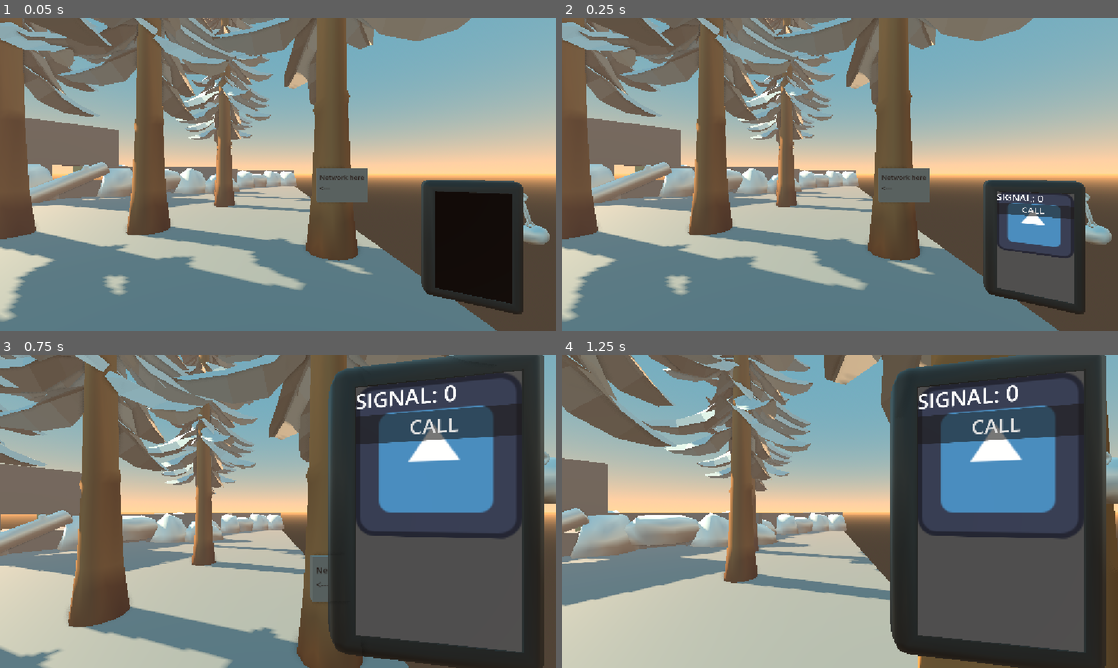
Above: before the commit, frames 1-4 (two rows, left to right).
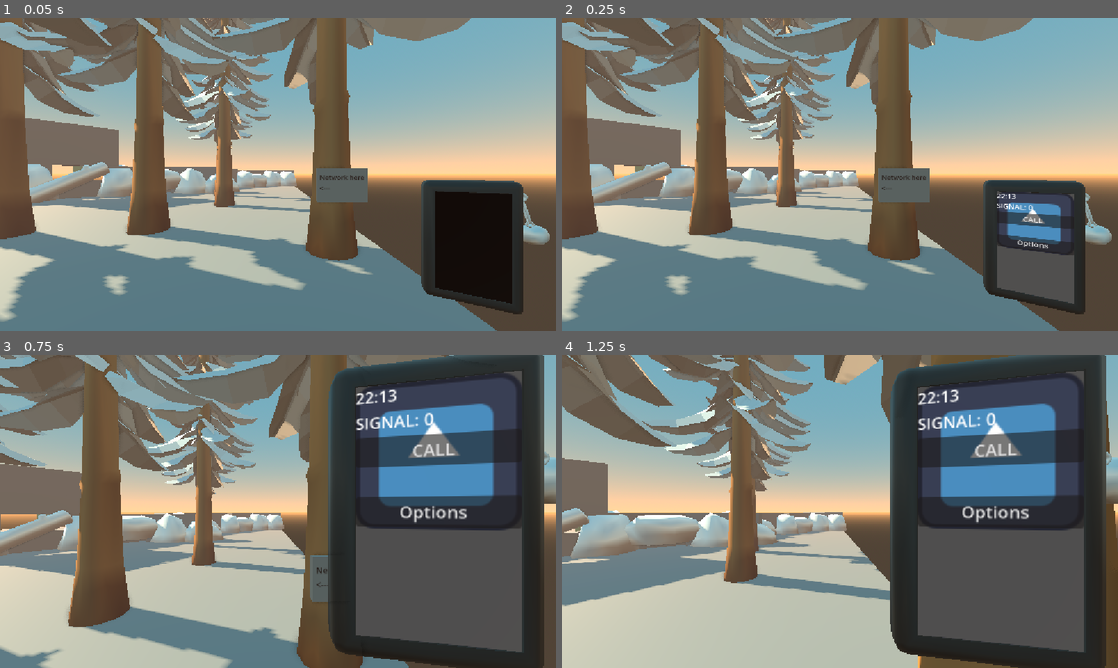
Above: after the commit, the same moments.

Repository: theanaverwaerde/low-signal-ld59
Game: Godot game, scene res://scene_test.tscn
Same seed, same stepped clock (60 frames per second), same inputs: the game is played once before the commit and once after it. The engine's default icon, where the game draws it, is replaced by a stand-in: a white triangle on a blue panel in a dark square.
Inputs (mouse positions are in pixels of both pictures, inside the frame that each line leads up to):
- Up to frame 1 (0.05 s): no input
- Up to frame 2 (0.25 s): no input
- Up to frame 3 (0.75 s): tap Enter (ui_accept) at 0.5 s; move the mouse to (305, 511) at 0.52 s; hold W (up) from 0.53 s (still down); hold F (phone) from 0.53 s (still down)
- Up to frame 4 (1.25 s): keep holding W (up); keep holding F (phone); tap Enter (ui_accept) at 0.77 s

Frame 1 is identical in both runs. In frame 2, 1.5% of the frame differs, in the area x 78-93%, y 56-77%; in frame 3, 8.4%, in the area x 64-94%, y 9-59%; in frame 4, 8.4%.

Commit message:
add phone options

Diff:
--- a/scene_test.tscn
+++ b/scene_test.tscn
@@ -88,7 +88,6 @@
 viewport_path = NodePath("Helper/StaticBody3D/SubViewport")
 
 [sub_resource type="LabelSettings" id="LabelSettings_0n4ab"]
-font_size = 48
 font_color = Color(0.7882353, 0.24705882, 0.22352941, 1)
 
 [node name="Node" type="Node" unique_id=726614676]
@@ -419,7 +418,7 @@
 [node name="PhoneScreen" type="SubViewport" parent="." unique_id=536857083]
 unique_name_in_owner = true
 handle_input_locally = false
-size = Vector2i(512, 856)
+size = Vector2i(149, 262)
 script = ExtResource("5_0n4ab")
 
 [node name="TextureRect" type="TextureRect" parent="PhoneScreen" unique_id=1770678230]
@@ -431,23 +430,47 @@
 texture = ExtResource("5_ycaat")
 stretch_mode = 4
 
-[node name="VBoxContainer" type="VBoxContainer" parent="PhoneScreen" unique_id=1620604586]
-anchors_preset = 10
+[node name="Screen" type="VBoxContainer" parent="PhoneScreen" unique_id=311520937]
+anchors_preset = 15
 anchor_right = 1.0
-offset_bottom = 296.0
+anchor_bottom = 1.0
 grow_horizontal = 2
-
-[node name="SignalLabel" type="Label" parent="PhoneScreen/VBoxContainer" unique_id=1013091871]
+grow_vertical = 2
+
+[node name="TimeLabel" type="Label" parent="PhoneScreen/Screen" unique_id=82331075]
+layout_mode = 2
+text = "00:00"
+
+[node name="SignalLabel" type="Label" parent="PhoneScreen/Screen" unique_id=1454909678]
 layout_mode = 2
 text = "SIGNAL: "
 
-[node name="Button" type="Button" parent="PhoneScreen/VBoxContainer" unique_id=1818924760]
+[node name="DefaultScreen" type="VBoxContainer" parent="PhoneScreen/Screen" unique_id=1620604586]
+layout_mode = 2
+
+[node name="Button" type="Button" parent="PhoneScreen/Screen/DefaultScreen" unique_id=1818924760]
 layout_mode = 2
 text = "CALL"
 
-[node name="Result" type="Label" parent="PhoneScreen/VBoxContainer" unique_id=2111289511]
+[node name="Result" type="Label" parent="PhoneScreen/Screen/DefaultScreen" unique_id=2111289511]
 layout_mode = 2
 label_settings = SubResource("LabelSettings_0n4ab")
+
+[node name="options" type="Button" parent="PhoneScreen/Screen/DefaultScreen" unique_id=1069010446]
+layout_mode = 2
+text = "Options"
+
+[node name="OptionsScreen" type="VBoxContainer" parent="PhoneScreen/Screen" unique_id=1730453912]
+visible = false
+layout_mode = 2
+
+[node name="HourFormat" type="CheckBox" parent="PhoneScreen/Screen/OptionsScreen" unique_id=241981480]
+layout_mode = 2
+text = "12-hour format"
+
+[node name="back" type="Button" parent="PhoneScreen/Screen/OptionsScreen" unique_id=1925158905]
+layout_mode = 2
+text = "Back"
 
 [node name="Node" type="Node" parent="." unique_id=1488693816]
 
@@ -540,4 +563,7 @@
 
 [node name="LightmapGI" type="LightmapGI" parent="." unique_id=626612472]
 
-[connection signal="pressed" from="PhoneScreen/VBoxContainer/Button" to="PhoneScreen" method="_on_button_pressed"]
+[connection signal="pressed" from="PhoneScreen/Screen/DefaultScreen/Button" to="PhoneScreen" method="_on_button_pressed"]
+[connection signal="pressed" from="PhoneScreen/Screen/DefaultScreen/options" to="PhoneScreen" method="_on_options_pressed"]
+[connection signal="toggled" from="PhoneScreen/Screen/OptionsScreen/HourFormat" to="PhoneScreen" method="_on_hour_format_toggled"]
+[connection signal="pressed" from="PhoneScreen/Screen/OptionsScreen/back" to="PhoneScreen" method="_on_options_pressed"]
--- a/scripts/phone_screen.gd
+++ b/scripts/phone_screen.gd
@@ -3,13 +3,28 @@
 
 @onready var signal_source: SignalSource = %SignalSource
 
-@onready var signal_label: Label = $VBoxContainer/SignalLabel
-@onready var button: Button = $VBoxContainer/Button
-@onready var result: Label = $VBoxContainer/Result
+@onready var time_label: Label = $Screen/TimeLabel
+@onready var signal_label: Label = $Screen/SignalLabel
+@onready var result: Label = $Screen/DefaultScreen/Result
+
+@onready var default_screen: VBoxContainer = $Screen/DefaultScreen
+@onready var options_screen: VBoxContainer = $Screen/OptionsScreen
+
+var use_12h_format : bool
+var show_option : bool
 
 func _ready() -> void:
 	signal_source.power_changed.connect(process_signal)
 	process_signal(0)
+
+func _process(delta: float) -> void:
+	var time = Time.get_time_dict_from_system()
+	var hour = time.hour
+	var extra = ""
+	if use_12h_format:
+		hour = time.hour % 12
+		extra = " AM" if time.hour < 12 else " PM"
+	time_label.text = ("%02d:%02d%s" % [hour, time.minute, extra])
 
 func process_signal(power : int) -> void:
 	signal_label.text = "SIGNAL: " + str(power)
@@ -28,6 +43,13 @@
 		await wait(1)
 		result.text = ""
 
-
 func wait(seconds: float) -> void:
 	await get_tree().create_timer(seconds).timeout
+
+func _on_options_pressed() -> void:
+	show_option = !show_option
+	default_screen.visible = !show_option
+	options_screen.visible = show_option
+
+func _on_hour_format_toggled(toggled_on: bool) -> void:
+	use_12h_format = toggled_on
--- a/theme.tres
+++ b/theme.tres
@@ -1,5 +1,3 @@
 [gd_resource type="Theme" format=3 uid="uid://bdgpbr7a3jo64"]
 
 [resource]
-Button/font_sizes/font_size = 64
-Label/font_sizes/font_size = 70
